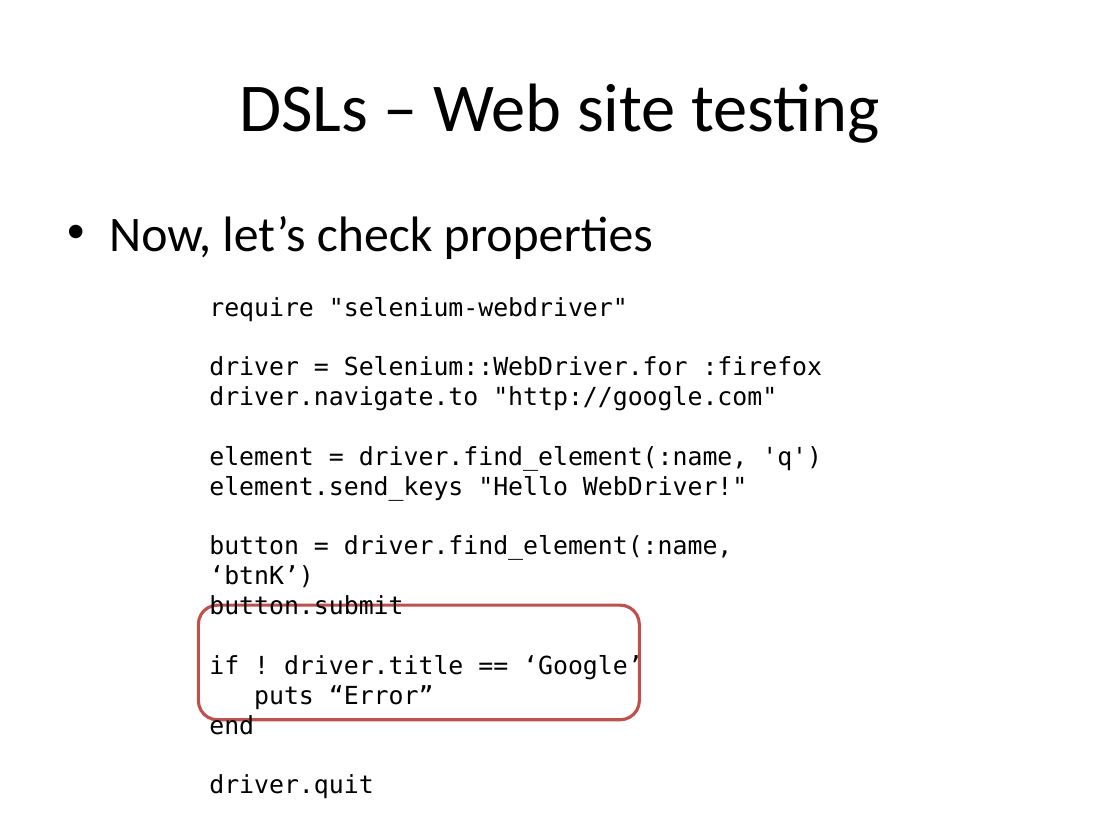
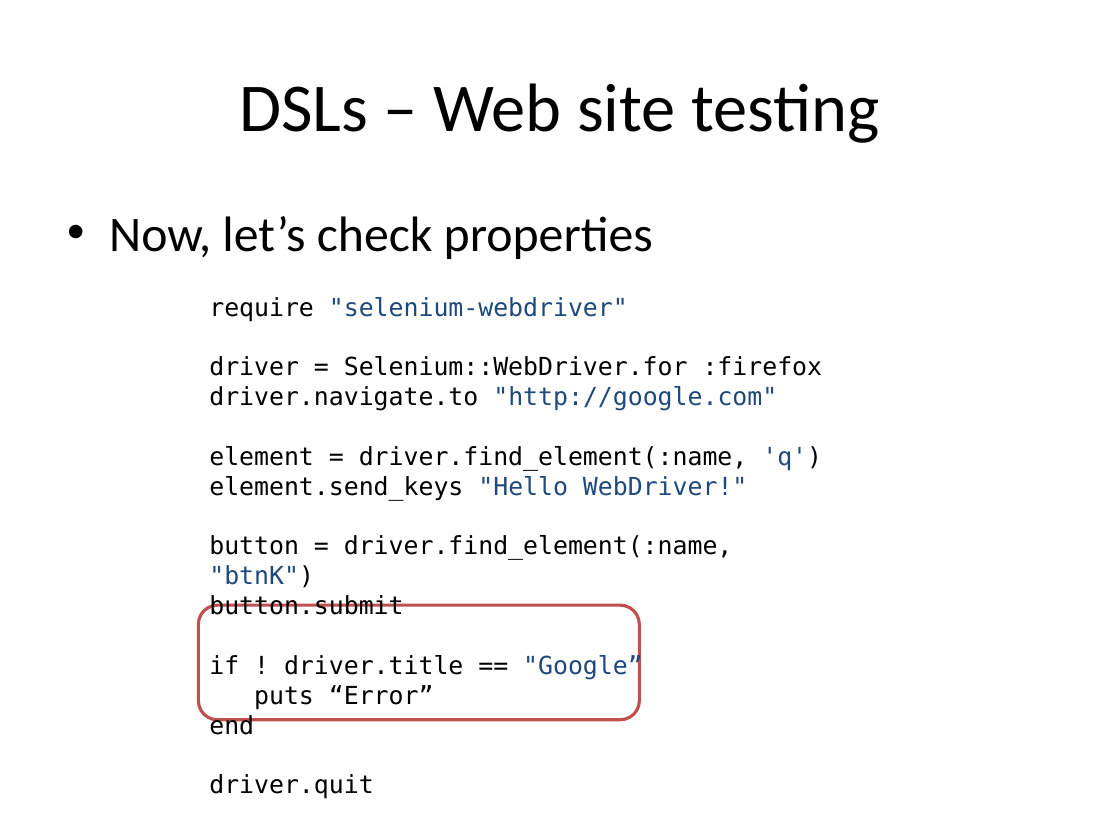
Before and after one commit to jesusc/talk-dsls-basic, a slide deck: slide 38 of presentation-dsls-by-example.pptx. Drawn at 1120x840 pixels with LibreOffice and Linux fonts; fonts in the diff are those of the drawing. Boxes give left, top, right and bottom in pixels: in the first picture for what was removed or moved away, otherwise in the second. Text is boxed around its words. In the diff, an @@ line names an element or a change of style, - is before the commit and + after.

```diff
--- a/presentation-dsls-by-example.pptx
+++ b/presentation-dsls-by-example.pptx
@@ text at bbox=[209, 297, 822, 501]: text colour #000000 to #1F497D in ""selenium-webdriver"", ""http://google.com"", "'q')", ""Hello WebDriver!"" @@
@@ text at bbox=[209, 535, 733, 588]: text changed @@
-button = driver.find_element(:name, ‘btnK’)
+button = driver.find_element(:name, "btnK")
@@ text at bbox=[209, 653, 643, 680]: text changed @@
-if ! driver.title == ‘Google’
+if ! driver.title == "Google”
```
Also in this commit, not shown: 5 other slides changed, 7 slides added, 1 slide removed, 4 other files.
